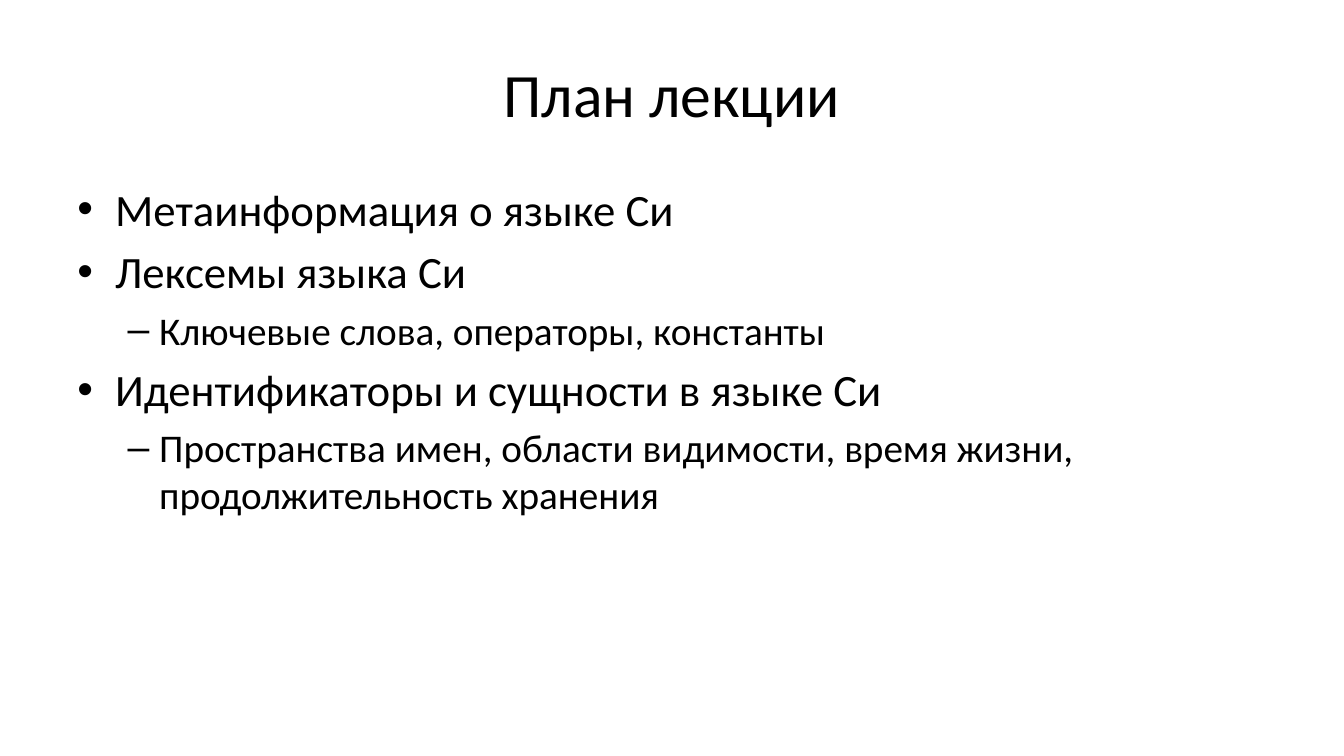
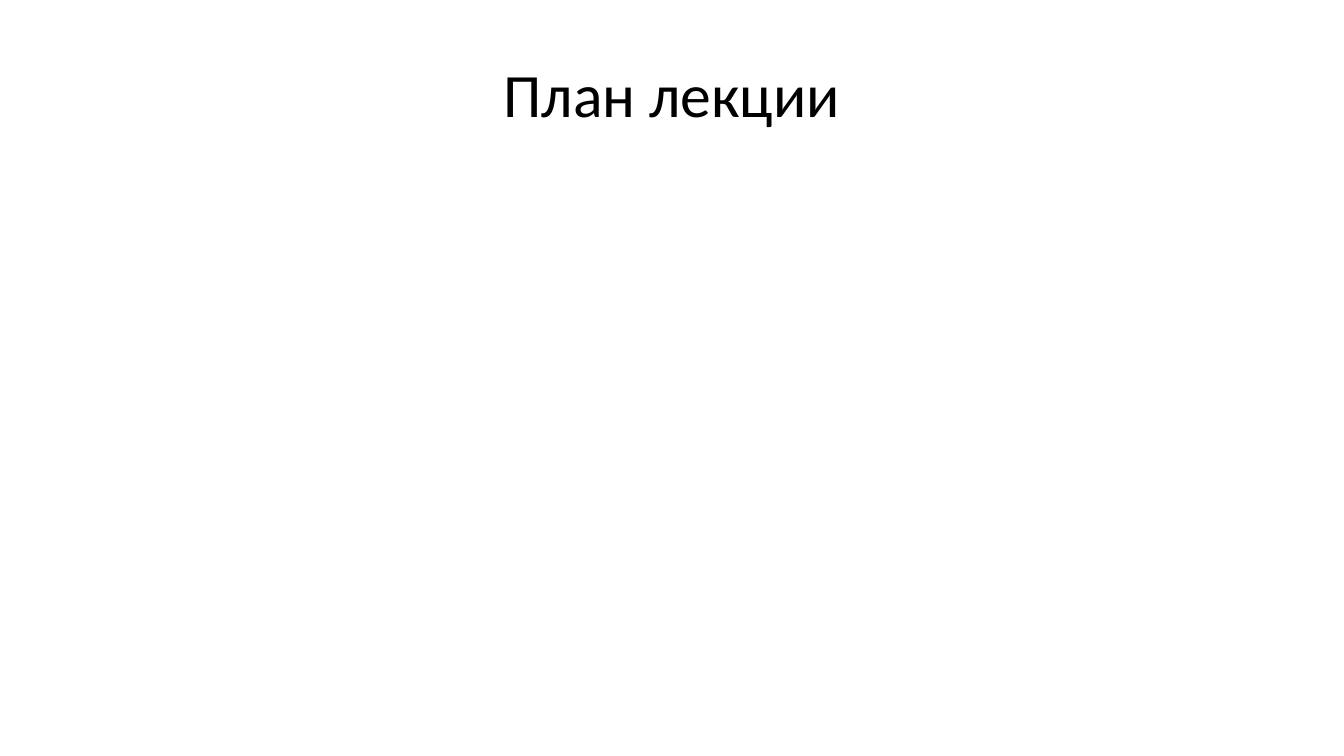
Before and after one commit to Evgueni-Petrov-aka-espetrov/Algorithms-and-Programming-in-C-pptx, a slide deck: slide 2 of 02.75 Лексика и концепции языка Си.pptx (slide 5 before the commit). Drawn at 1344x756 pixels with LibreOffice and Linux fonts; fonts in the diff are those of the drawing. Boxes give left, top, right and bottom in pixels: in the first picture for what was removed or moved away, otherwise in the second. Text is boxed around its words. In the diff, an @@ line names an element or a change of style, - is before the commit and + after.

```diff
--- a/02.75 Лексика и концепции языка Си.pptx
+++ b/02.75 Лексика и концепции языка Си.pptx
@@ text removed at <box>115,195,1074,516</box> @@
-• Метаинформация о языке Си
-• Лексемы языка Си
-  – Ключевые слова, операторы, константы
-• Идентификаторы и сущности в языке Си
-  – Пространства имен, области видимости, время жизни, продолжительность хранения
```
Also in this commit, not shown: 8 other slides changed, 1 slide added.
